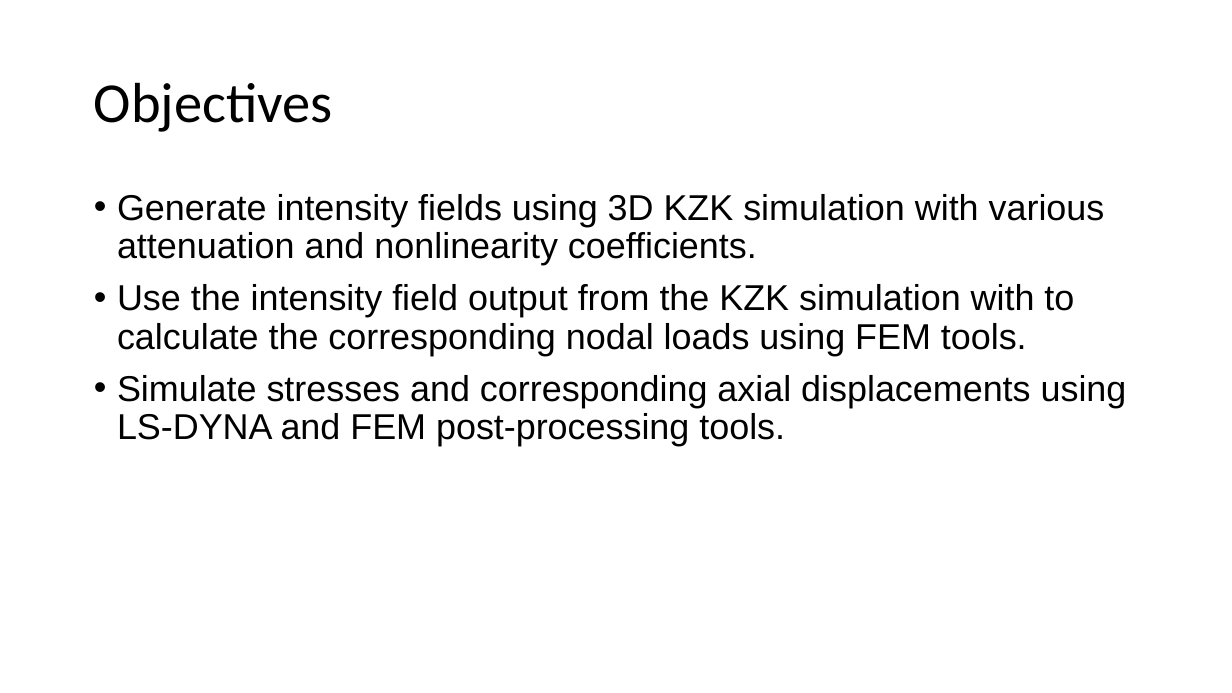
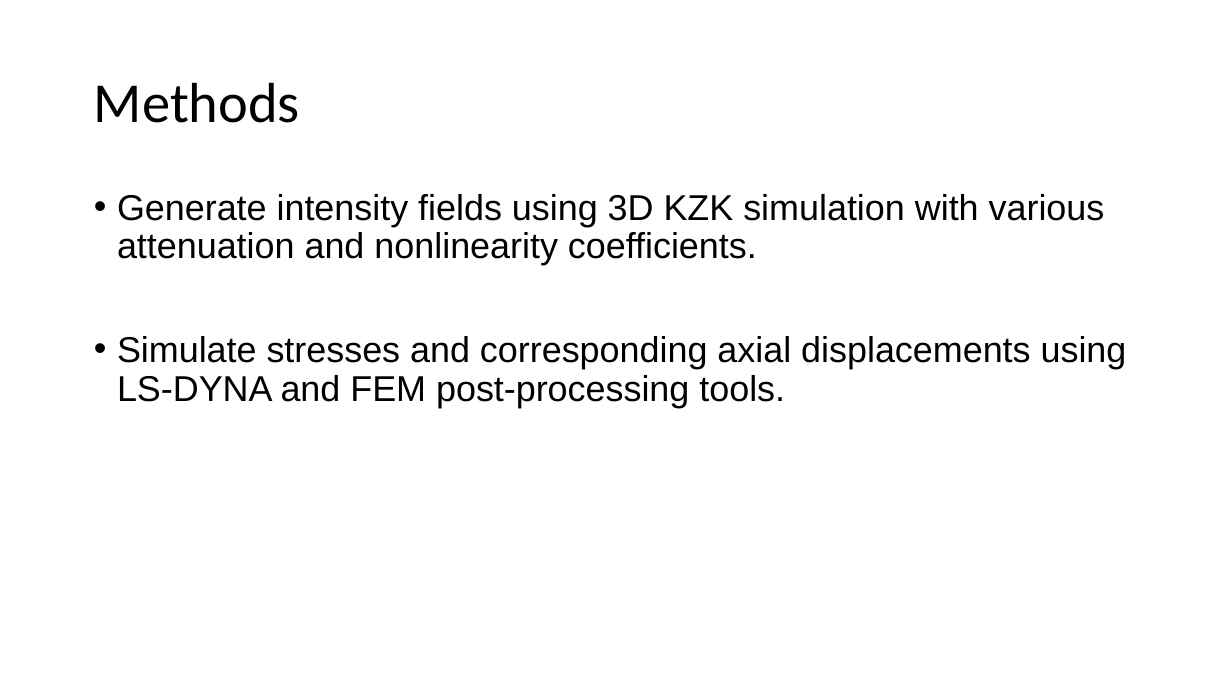
Before and after one commit to ningrui-li/nonlinear_acoustic, a slide deck: slide 3 of presentations/lab_meeting/lab_meeting_2015.04.24_kzk_sws.pptx (slide 2 before the commit). Drawn at 1232x693 pixels with LibreOffice and Linux fonts; fonts in the diff are those of the drawing. Boxes give left, top, right and bottom in pixels: in the first picture for what was removed or moved away, otherwise in the second. Text is boxed around its words. In the diff, an @@ line names an element or a change of style, - is before the commit and + after.

Commit message:
added intensity field generation and field ii validation slides to 2015.4.23 lab meeting presentation

```diff
--- a/presentations/lab_meeting/lab_meeting_2015.04.24_kzk_sws.pptx
+++ b/presentations/lab_meeting/lab_meeting_2015.04.24_kzk_sws.pptx
@@ title at box(94, 82, 300, 123): text changed @@
-Objectives
+Methods
@@ text at box(117, 284, 1074, 356): paragraph removed @@
-• Use the intensity field output from the KZK simulation with to calculate the corresponding nodal loads using FEM tools.
```
Also in this commit, not shown: 5 slides added.
